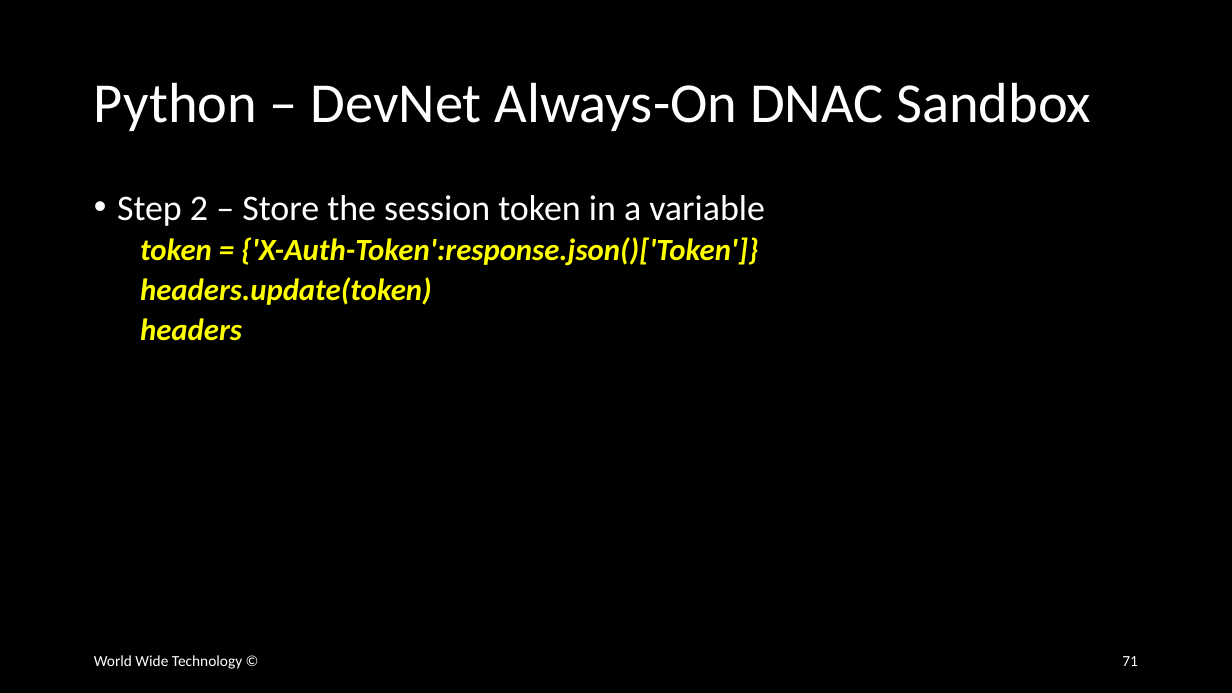
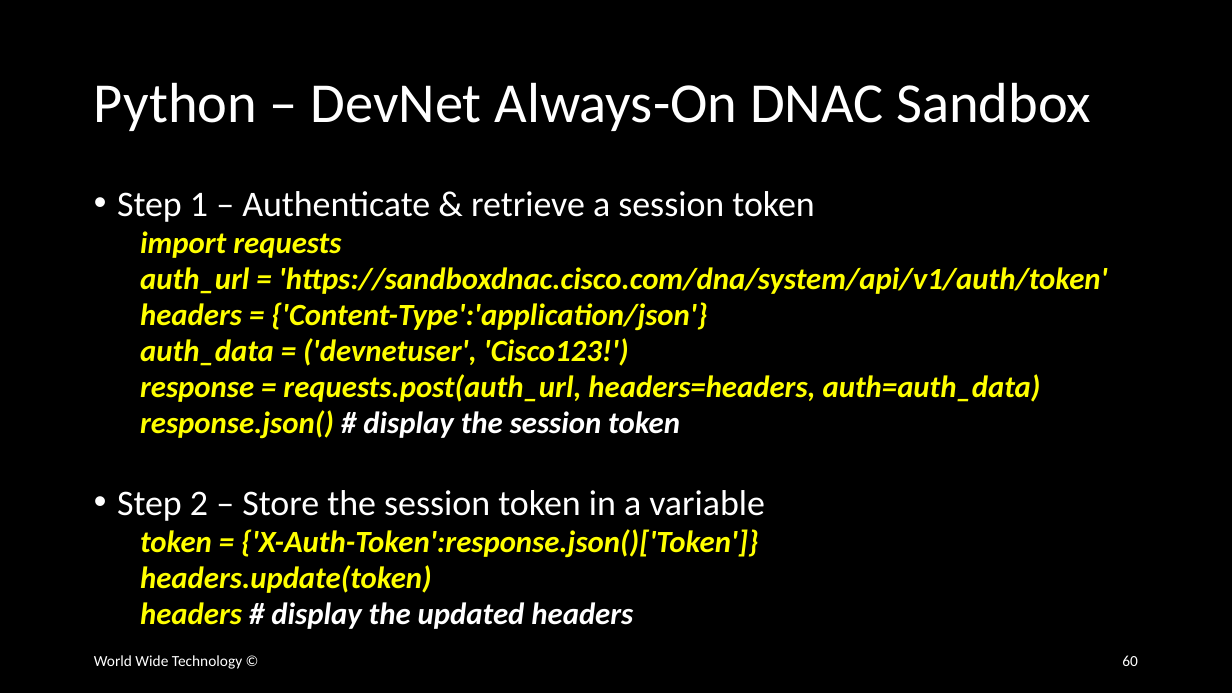
Before and after one commit to wwt/curl-requests-foundations, a slide deck: slide 60 of curl-requests-foundations.pptx (slide 71 before the commit). Drawn at 1232x693 pixels with LibreOffice and Linux fonts; fonts in the diff are those of the drawing. Boxes give left, top, right and bottom in pixels: in the first picture for what was removed or moved away, otherwise in the second. Text is boxed around its words. In the diff, an @@ line names an element or a change of style, - is before the commit and + after.

```diff
--- a/curl-requests-foundations.pptx
+++ b/curl-requests-foundations.pptx
@@ text at [117, 191, 1108, 439]: paragraphs added @@
+• Step 1 – Authenticate & retrieve a session token
+  import requests
+  auth_url = 'https://sandboxdnac.cisco.com/dna/system/api/v1/auth/token'
+  headers = {'Content-Type':'application/json'}
+  auth_data = ('devnetuser', 'Cisco123!')
+  response = requests.post(auth_url, headers=headers, auth=auth_data)
+  response.json() # display the session token
@@ text at [117, 490, 765, 593]: line spacing 0.9 to 0.8 @@
@@ text at [140, 602, 633, 629]: text changed; text colour #FFFF00 to #FFFFFF @@
-  headers
+  headers # display the updated headers
@@ page number at [1122, 655, 1138, 666]: text changed @@
-71
+60
```
Also in this commit, not shown: 11 other slides changed, 2 slides added, 4 slides removed.
